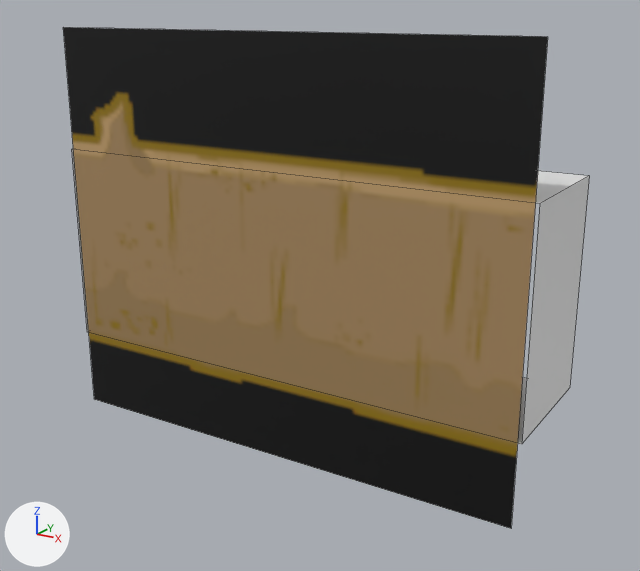
The Blender file Content/PuffBOMB/3D/Mountain/DarkLogH2.blend as it was, and as the next commit left it.
One viewpoint serves both versions: a camera (50 mm lens) standing at (10.02, -10.3, 6.16) and looking at (3.68, -0.08, 2.34). The axes (+X, +Y, +Z) are drawn at lower left. The lights are the same throughout. Mesh edges are drawn as thin lines.
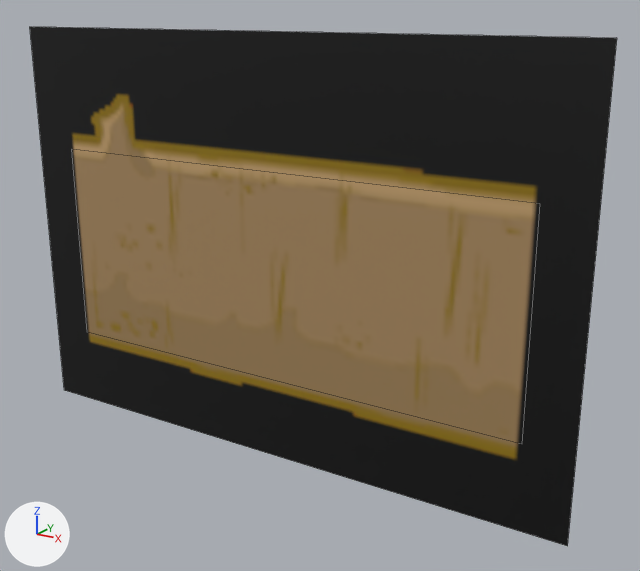
Boxes [x1, y1, x2, y2] around the edits, measured in the pictures (640 x 571 px):
'Plane', recoloured, reshaped (21% wider): before [63, 27, 548, 528]; after [30, 27, 617, 546]
'Cube', unchanged, covered by the edit: before [72, 149, 589, 444]

The edits, one by one:
Picture 'DarkLog2.png.001' (img_darklog2_png_001) is new.
Material 'DarkLog2.png.001' (mat_darklog2_png_001) is new.
Its texture is img_darklog2_png_001.
me_plane has 4 vertices, 1 face and spans x 0.0..1.217, y 0.0..1.0, z 0.2.
me_plane is used by ob_plane; location (-0.1, 0.2, 0.0); rotation (1.571, 0.0, 0.0), in degrees (90, 0, 0); scale (5.83, 5.83, 5.83).
me_plane no longer uses material mat_darklog2_png (picture img_darklog2_png).
Part 1, on me_plane:
Vertex 0 of me_plane moves from (1.217, 1.0, 0.2) at pixel (547, 36) to (1.337, 1.0, 0.2) at pixel (616, 37).
Vertex 1 of me_plane moves from (1.217, 0.0, 0.2) at pixel (511, 528) to (1.337, 0.0, 0.2) at pixel (567, 546).
Vertex 2 of me_plane moves from (0.0, 0.0, 0.2) at pixel (94, 399) to (-0.12, 0.0, 0.2) at pixel (64, 390).
Vertex 3 of me_plane moves from (0.0, 1.0, 0.2) at pixel (63, 27) to (-0.12, 1.0, 0.2) at pixel (29, 26).
me_plane now uses material mat_darklog2_png_001 (picture img_darklog2_png_001).
